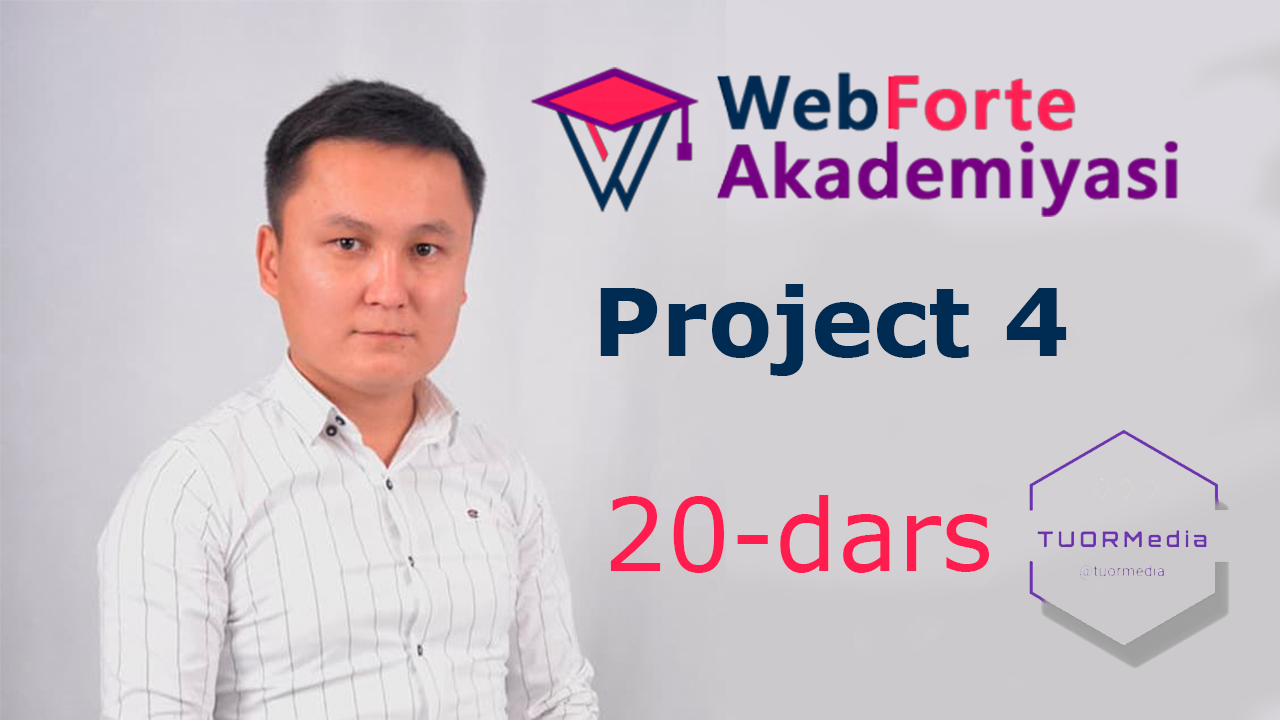
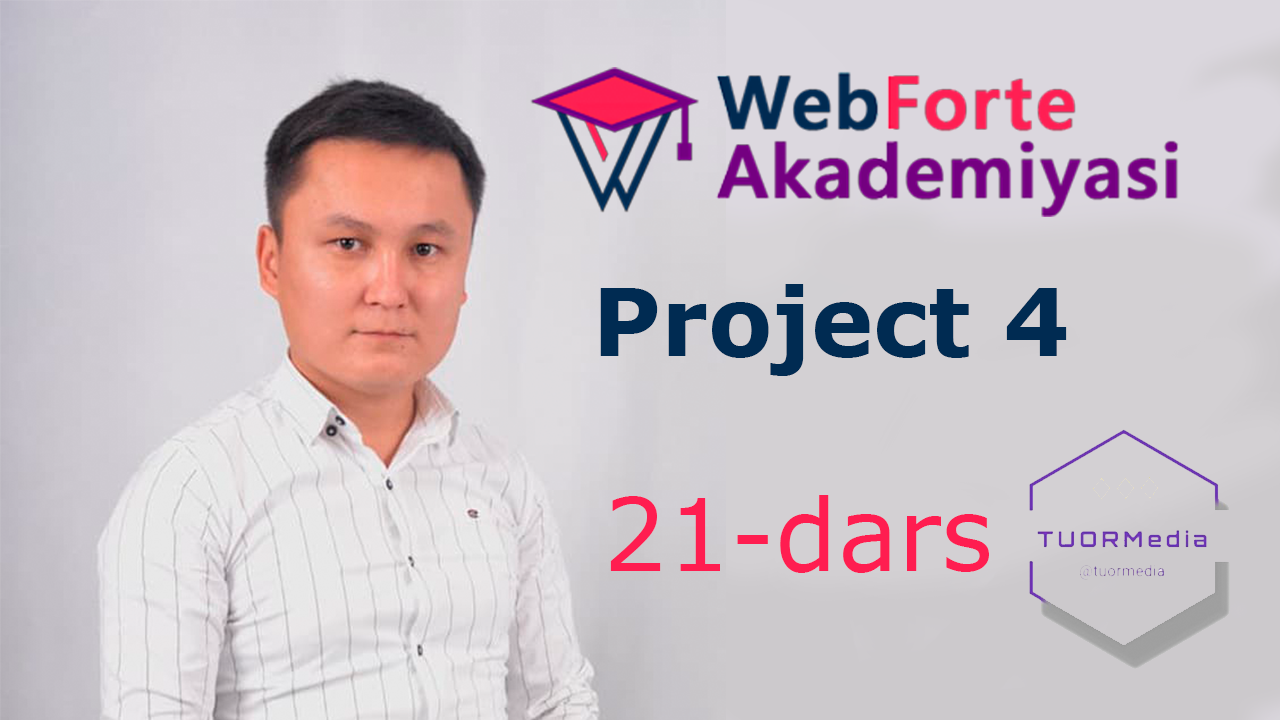
Layer changes from the first 1280 x 720 image to the second:
renamed "20-dars" to "21-dars", painted on it over left=673, top=496, right=724, bottom=573
